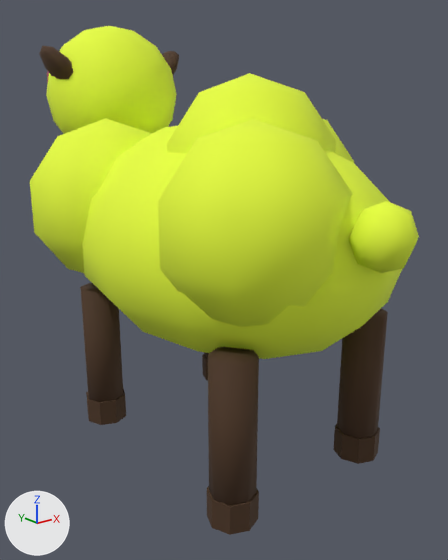
An edit to the FBX model client/CultOfComfort.Unity/Assets/Resources/Art/Models/sheep.fbx, drawn before and after from the same camera.
Rendered twice from a 50 mm camera at (-0.545, -0.679, 0.525) aimed at (0.016, 0.023, 0.244). Arrows for +X, +Y and +Z are at lower left; the lights stay in place. The first picture is the older version. Where no turn or scale is listed for an object, it has been applied to the vertices.

Script lines for the objects in view, before the commit:
```python
me_body = bpy.data.meshes.new('Body')
me_body.from_pydata(...)  # a UV sphere (12 segments, 8 rings, poles along z) spanning x -0.2..0.2, y -0.275..0.275, z 0.16..0.48; a UV sphere (6 segments, 4 rings, poles along z) spanning x -0.035..0.035, y -0.315..-0.235, z 0.328..0.408; a UV sphere (7 segments, 5 rings, poles along z) spanning x -0.211..0.011, y 0.036..0.253, z 0.24..0.48; a UV sphere (7 segments, 5 rings, poles along z) spanning x -0.011..0.211, y -0.114..0.103, z 0.26..0.5; a UV sphere (7 segments, 5 rings, poles along z) spanning x -0.191..0.031, y -0.264..-0.047, z 0.25..0.49; a UV sphere (7 segments, 5 rings, poles along z) spanning x -0.051..0.171, y 0.086..0.303, z 0.21..0.45; a UV sphere (7 segments, 5 rings, poles along z) spanning x -0.111..0.111, y -0.164..0.053, z 0.3..0.54
me_body.materials.append(mat_palette)  # picture img_palette_png
me_head = bpy.data.meshes.new('Head')
me_head.from_pydata(...)  # 322 vertices, 364 faces; spans x -0.125..0.125, y -0.011..0.23, z -0.032..0.188
me_head.materials.append(mat_palette)  # picture img_palette_png
me_legr = bpy.data.meshes.new('LegR')
me_legr.from_pydata(...)  # an 8-sided cylinder along z spanning x -0.03..0.03, y -0.03..0.03, z -0.224..0.0; an 8-sided cylinder along z spanning x -0.033..0.033, y -0.033..0.033, z -0.224..-0.184
me_legr.materials.append(mat_palette)  # picture img_palette_png
ob_body = bpy.data.objects.new('Body', me_body)
ob_body.location = (0.0, 0.0, 0.0)
ob_head = bpy.data.objects.new('Head', me_head)
ob_head.location = (0.0, 0.209, 0.432)
ob_legr = bpy.data.objects.new('LegR', me_legr)
ob_legr.location = (0.12, -0.165, 0.224)
# also in view: 'LegL' at (-0.12, -0.165, 0.112); 'ArmL' at (-0.12, 0.165, 0.112)
```
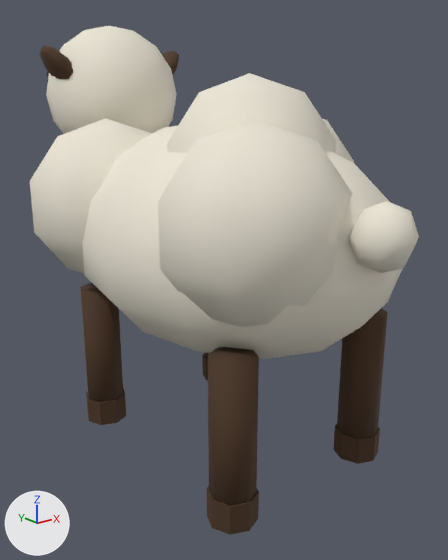
Changed parts and their boxes (x1, y1, x2, y2) in the pictures (448 x 560 px):
part 1 of me_body, surface changed (yellow to white)
    both: (30, 73, 419, 359)
part 2 of me_head, surface changed (green to white)
    both: (46, 26, 177, 134)

The change, as a diff of the scene's bpy script:
```diff
--- a/client/CultOfComfort.Unity/Assets/Resources/Art/Models/sheep.fbx.py
+++ b/client/CultOfComfort.Unity/Assets/Resources/Art/Models/sheep.fbx.py
@@ me_body @@
 me_body.from_pydata(...)  # 256 vertices, 295 faces; spans x -0.211..0.211, y -0.315..0.303, z 0.16..0.54
 # used by ob_body; location = (0.0, 0.0, 0.0)
+# me_body part 1: 295 kept faces spanning x -0.211..0.211, y -0.315..0.303, z 0.16..0.54 get new texture (UV) coordinates
 me_body.materials.append(mat_palette)
@@ me_head @@
 me_head.from_pydata(...)  # 322 vertices, 364 faces; spans x -0.125..0.125, y -0.011..0.23, z -0.032..0.188
 # used by ob_head; location = (0.0, 0.209, 0.432)
+# me_head part 2: 364 kept faces spanning x -0.125..0.125, y -0.011..0.23, z -0.032..0.188 get new texture (UV) coordinates
 me_head.materials.append(mat_palette)
```
